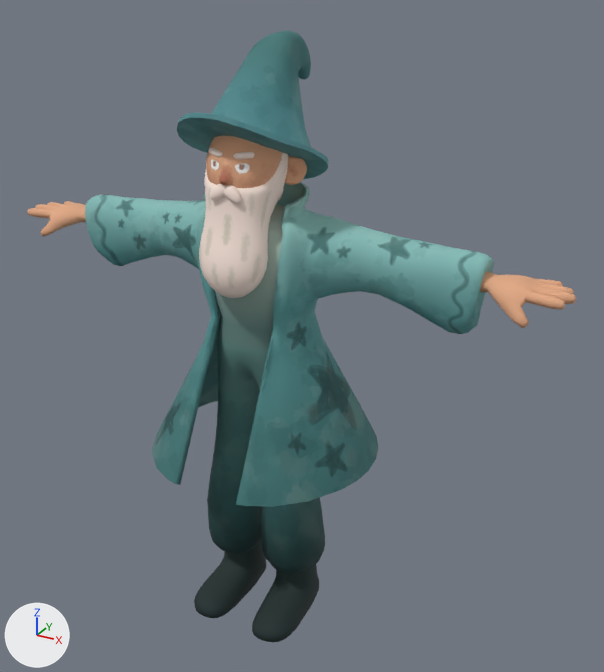
The FBX model Assets/Models/Wizard_Idle.fbx: old version first, new version second.
Rendered twice from a 50 mm camera at (1.35, -2.194, 2.198) aimed at (0.095, 0.088, 1.057). The lights are fixed; the arrows at lower left show +X, +Y and +Z.

In view in the first picture: 'Wizard_Merged'.
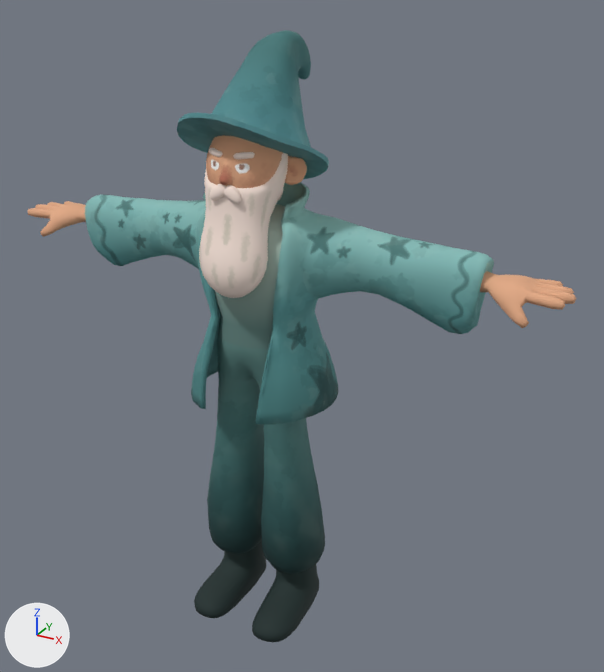
Where the change shows, as pixel boxes (x1, y1, x2, y2) in the pictures (604 x 672 px):
part 1 of me_cylinder_010, cut back
    before: (152, 342, 378, 507)
    after: (191, 343, 338, 425)

What changed in the scene script:
```text
Change me_cylinder_010:
    used by ob_wizard_merged; location = (0.0, 0.0, 0.0)
    remove me_cylinder_010.from_pydata(...)  # 7130 vertices, 7132 faces; spans x -1.0..0.98, y -0.38..0.38, z -0.02..2.03
    add me_cylinder_010.from_pydata(...)  # 6898 vertices, 6900 faces; spans x -1.0..0.98, y -0.25..0.33, z -0.02..2.03
    me_cylinder_010 part 1: 119 vertices moved from x -0.28..0.28, y -0.24..0.27, z 0.85..0.97 to x -0.25..0.25, y -0.23..0.24, z 0.86..0.96; 289 vertices removed from x -0.4..0.4, y -0.38..0.38, z 0.65..1.01; 57 vertices added at x -0.2..0.2, y -0.23..0.23, z 0.86..1.01
```
